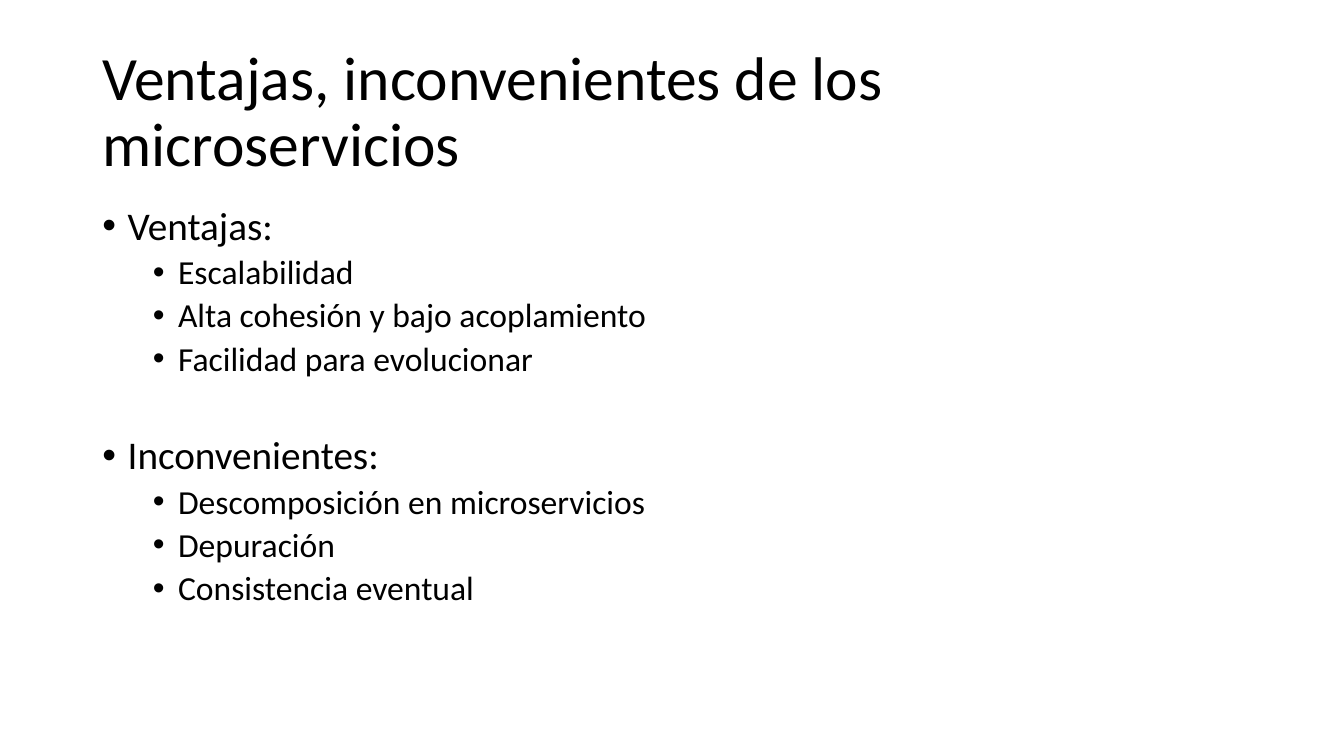
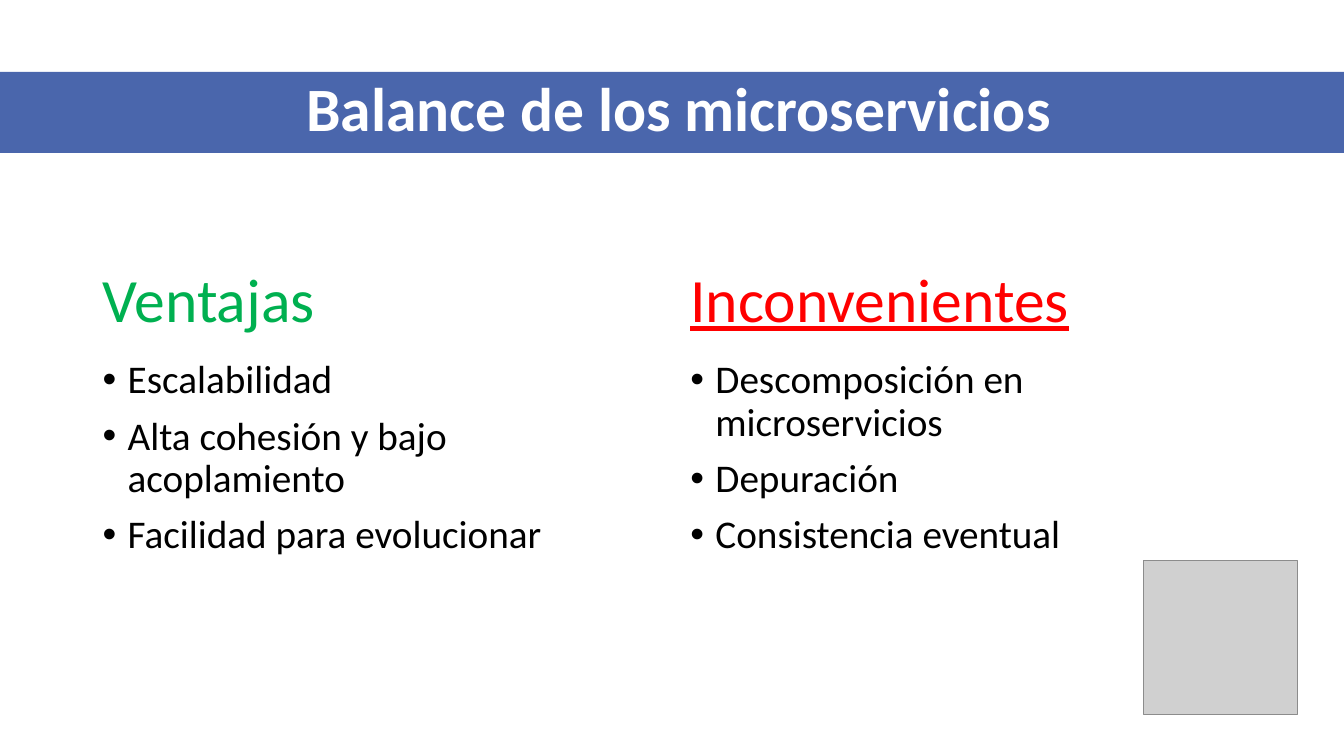
Before and after one commit to VictorIranzo/TFG_Microservices, a slide deck: slide 29 of Trabajo/Presentación/Desarrollo de software basado en microservicios.pptx (slide 25 before the commit). Drawn at 1344x756 pixels with LibreOffice and Linux fonts; fonts in the diff are those of the drawing; grey boxes stand for pictures. Boxes give left, top, right and bottom in pixels: in the first picture for what was removed or moved away, otherwise in the second. Text is boxed around its words. In the diff, an @@ line names an element or a change of style, - is before the commit and + after.

```diff
--- a/Trabajo/Presentación/Desarrollo de software basado en microservicios.pptx
+++ b/Trabajo/Presentación/Desarrollo de software basado en microservicios.pptx
@@ rectangle added at [0, 72, 1344, 153], fill #4A66AC @@
@@ title at [306, 88, 1051, 132]: text changed; text colour #000000 to #FFFFFF; bold on @@
-Ventajas, inconvenientes de los microservicios
+Balance de los microservicios
@@ text removed at [128, 213, 645, 601] @@
-• Ventajas:
-  • Escalabilidad
-  • Alta cohesión y bajo acoplamiento
-  • Facilidad para evolucionar
-• Inconvenientes:
-  • Descomposición en microservicios
-  • Depuración
-  • Consistencia eventual
@@ text added at [103, 279, 315, 333], 44 pt, text #00B050 @@
+Ventajas
@@ text added at [690, 279, 1069, 331], 44 pt, text #FF0000, underline @@
+Inconvenientes
@@ text added at [128, 365, 541, 555], 28 pt, text #000000 @@
+• Escalabilidad
+• Alta cohesión y bajo acoplamiento
+• Facilidad para evolucionar
@@ text added at [715, 366, 1061, 549], 28 pt, text #000000 @@
+• Descomposición en microservicios
+• Depuración
+• Consistencia eventual
@@ picture added at [1144, 561, 1298, 714] @@
```
Also in this commit, not shown: 21 other slides changed, 8 slides added, 4 slides removed, 3 other files.
